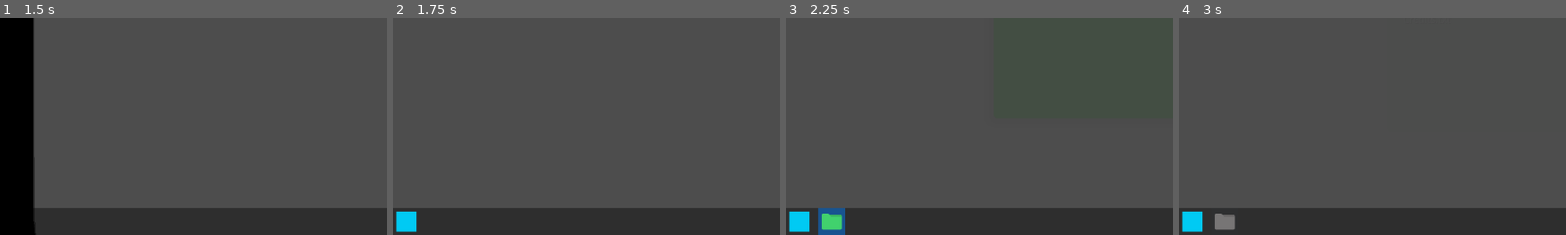
Above: before the commit, frames 1-4 (left to right).
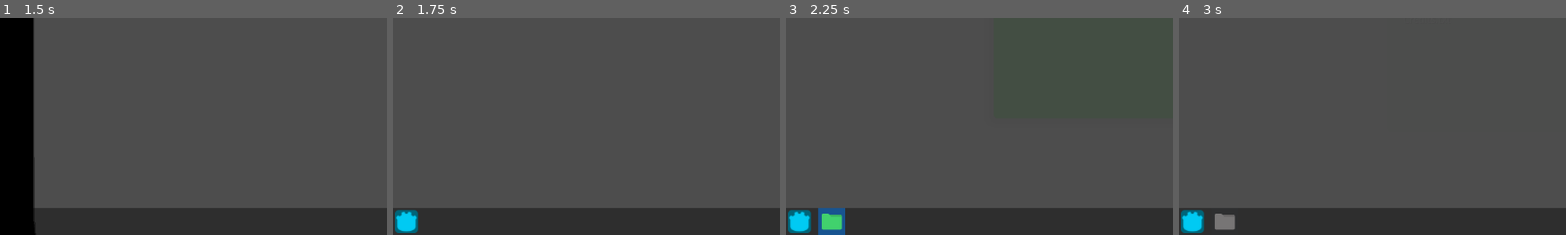
Above: after the commit, the same moments.

Repository: popcar2/GodotOS
Game: Godot game, scene res://Scenes/Main/MainScene.tscn
Same seed, same stepped clock (60 frames per second), same inputs: the game is played once before the commit and once after it.
Inputs (mouse positions are % of the whole screen's width and height, from its top left):
- Up to frame 1 (1.5 s): tap Enter (ui_accept) at 0.5 s; drag from (50, 47) to (60, 28) at 0.52 s; drag from (4, 10) to (45, 70) at 1.27 s
- Up to frame 2 (1.75 s): no input
- Up to frame 3 (2.25 s): tap Enter (ui_accept) at 2 s; move the mouse to (4, 29) at 2.02 s; hold A (move_left) from 2.03 s (still down); hold Delete (delete) from 2.03 s (still down); click (4, 29) at 2.17 s
- Up to frame 4 (3 s): release A (move_left) at 2.75 s; release Delete (delete) at 2.75 s; click "-" at 2.75 s
The pictures show only the part of the screen within x 0-50%, y 50-100%; the shares and areas given below are measured in that part.

Frame 1 is identical in both runs. In frame 2, 0.3% of the frame differs, in the area x 0-7%, y 88-100%; in frame 3, 0.3%; in frame 4, 0.3%.

Commit message:
Add start menu button image, change window drag logic to every frame

Diff:
--- a/Scenes/Taskbar/start_button.gd
+++ b/Scenes/Taskbar/start_button.gd
@@ -8,17 +8,17 @@
 		handle_mouse_click()
 
 func _on_mouse_entered() -> void:
-	add_theme_constant_override("margin_bottom", 7)
-	add_theme_constant_override("margin_left", 7)
-	add_theme_constant_override("margin_right", 7)
-	add_theme_constant_override("margin_top", 7)
-	is_mouse_over = true
-
-func _on_mouse_exited() -> void:
 	add_theme_constant_override("margin_bottom", 5)
 	add_theme_constant_override("margin_left", 5)
 	add_theme_constant_override("margin_right", 5)
 	add_theme_constant_override("margin_top", 5)
+	is_mouse_over = true
+
+func _on_mouse_exited() -> void:
+	add_theme_constant_override("margin_bottom", 3)
+	add_theme_constant_override("margin_left", 3)
+	add_theme_constant_override("margin_right", 3)
+	add_theme_constant_override("margin_top", 3)
 	is_mouse_over = false
 
 func handle_mouse_click() -> void:
--- a/Scenes/Taskbar/taskbar.tscn
+++ b/Scenes/Taskbar/taskbar.tscn
@@ -2,6 +2,7 @@
 
 [ext_resource type="Script" path="res://Scenes/Taskbar/start_button.gd" id="1_aypgd"]
 [ext_resource type="PackedScene" uid="uid://da4oly47yx3ja" path="res://Scenes/Taskbar/start_menu_option.tscn" id="2_1ualm"]
+[ext_resource type="Texture2D" uid="uid://dyucn32xje8bj" path="res://Art/Icons/Start Menu Button.png" id="2_mu355"]
 [ext_resource type="Texture2D" uid="uid://dnvmy7l1wrerh" path="res://Art/Icons/power-button.png" id="3_sudyn"]
 [ext_resource type="Script" path="res://Scenes/Taskbar/power_button.gd" id="4_cnyss"]
 [ext_resource type="Texture2D" uid="uid://cwnaaut64gd15" path="res://Art/Icons/cog.png" id="5_srcnq"]
@@ -11,8 +12,6 @@
 [sub_resource type="StyleBoxFlat" id="StyleBoxFlat_mxh1o"]
 bg_color = Color(0.1, 0.1, 0.1, 0.6)
 
-[sub_resource type="CanvasTexture" id="CanvasTexture_s4q16"]
-
 [sub_resource type="StyleBoxFlat" id="StyleBoxFlat_lxws7"]
 bg_color = Color(0.0784314, 0.0784314, 0.0784314, 0.784314)
 
@@ -48,17 +47,19 @@
 layout_mode = 0
 offset_right = 40.0
 offset_bottom = 40.0
-theme_override_constants/margin_left = 5
-theme_override_constants/margin_top = 5
-theme_override_constants/margin_right = 5
-theme_override_constants/margin_bottom = 5
+theme_override_constants/margin_left = 3
+theme_override_constants/margin_top = 3
+theme_override_constants/margin_right = 3
+theme_override_constants/margin_bottom = 3
 script = ExtResource("1_aypgd")
 
 [node name="TextureRect" type="TextureRect" parent="Start Button"]
 self_modulate = Color(0, 0.792157, 0.952941, 1)
+texture_filter = 4
 layout_mode = 2
 mouse_filter = 2
-texture = SubResource("CanvasTexture_s4q16")
+texture = ExtResource("2_mu355")
+expand_mode = 4
 
 [node name="Start Menu" type="Panel" parent="."]
 layout_mode = 0
--- a/Scenes/Window/window.gd
+++ b/Scenes/Window/window.gd
@@ -46,7 +46,8 @@
 	tween.set_trans(Tween.TRANS_CUBIC)
 	tween.tween_property(self, "modulate:a", 1, 0.5)
 
-func _physics_process(_delta: float) -> void:
+func _process(_delta: float) -> void:
+	# TODO: Figure out why there's a delay and fix it
 	if is_dragging:
 		global_position = start_drag_position + (get_global_mouse_position() - mouse_start_drag_position)
 		clamp_window_inside_viewport()
Binary file added: Art/Icons/Start Menu Button.png
Not shown, added: Art/Icons/Start Menu Button.png.import
